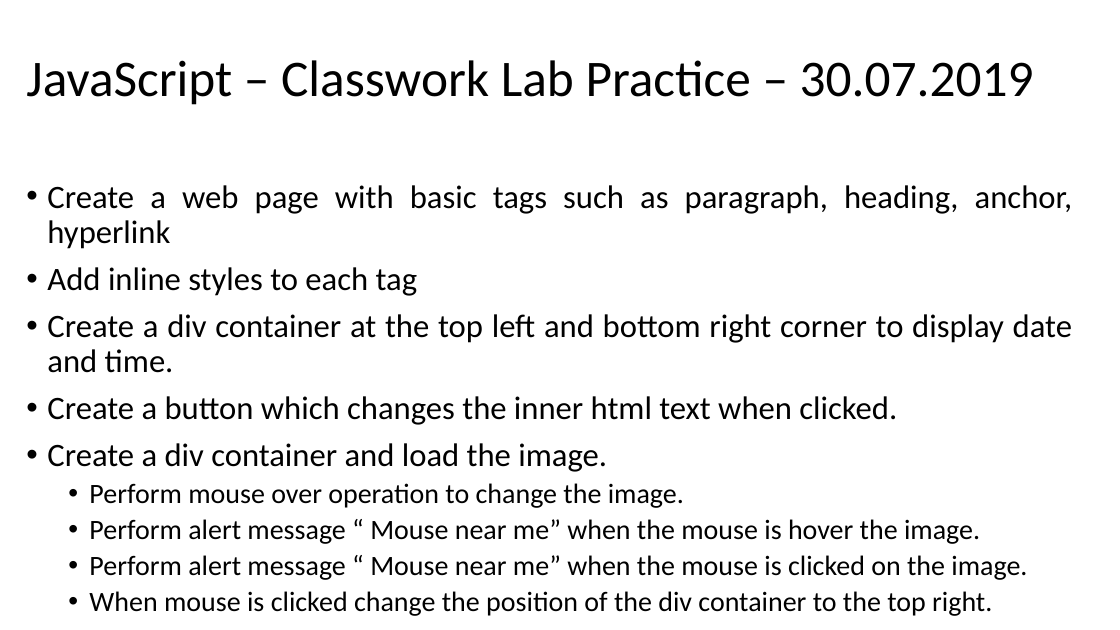
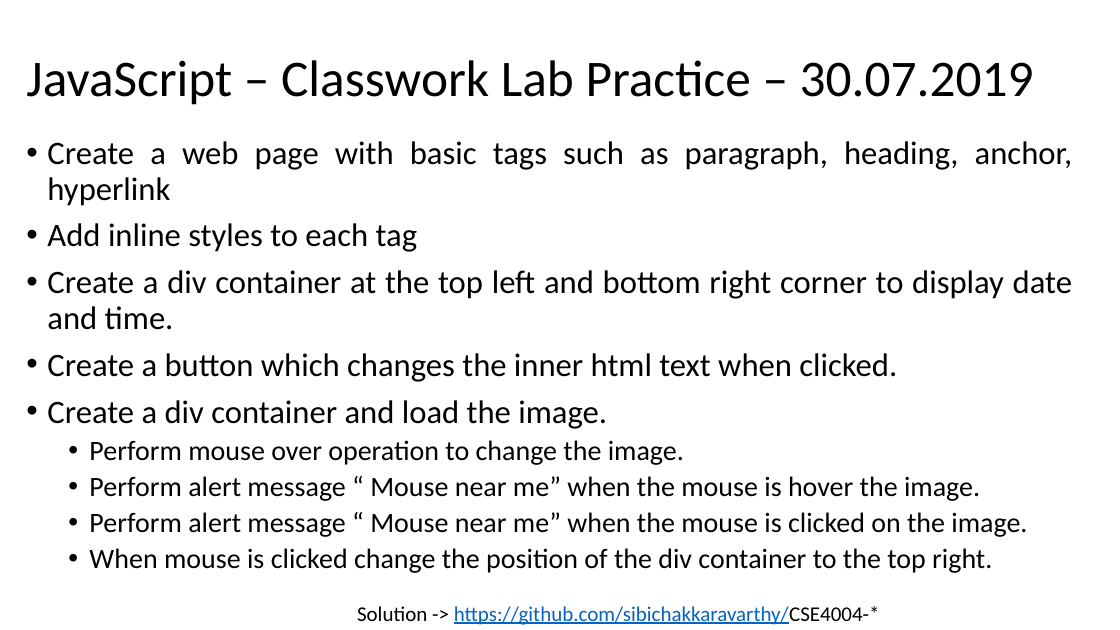
Before and after one commit to sibichakkaravarthy/CSE4004--WebTechnologies, a slide deck: slide 36 of WT_LAB.pptx. Drawn at 1120x630 pixels with LibreOffice and Linux fonts; fonts in the diff are those of the drawing. Boxes give left, top, right and bottom in pixels: in the first picture for what was removed or moved away, otherwise in the second. Text is boxed around its words. In the diff, an @@ line names an element or a change of style, - is before the commit and + after.

```diff
--- a/WT_LAB.pptx
+++ b/WT_LAB.pptx
@@ text "Create a web page with ..." moved from (x1=47, y1=185, x2=1073, y2=616) to (x1=47, y1=141, x2=1073, y2=573) @@
@@ text added at (x1=357, y1=606, x2=880, y2=625), 18 pt, text #0563C1, underline @@
+Solution -> https://github.com/sibichakkaravarthy/CSE4004-*
```
Also in this commit, not shown: 1 other slide changed, 8 slides added.
